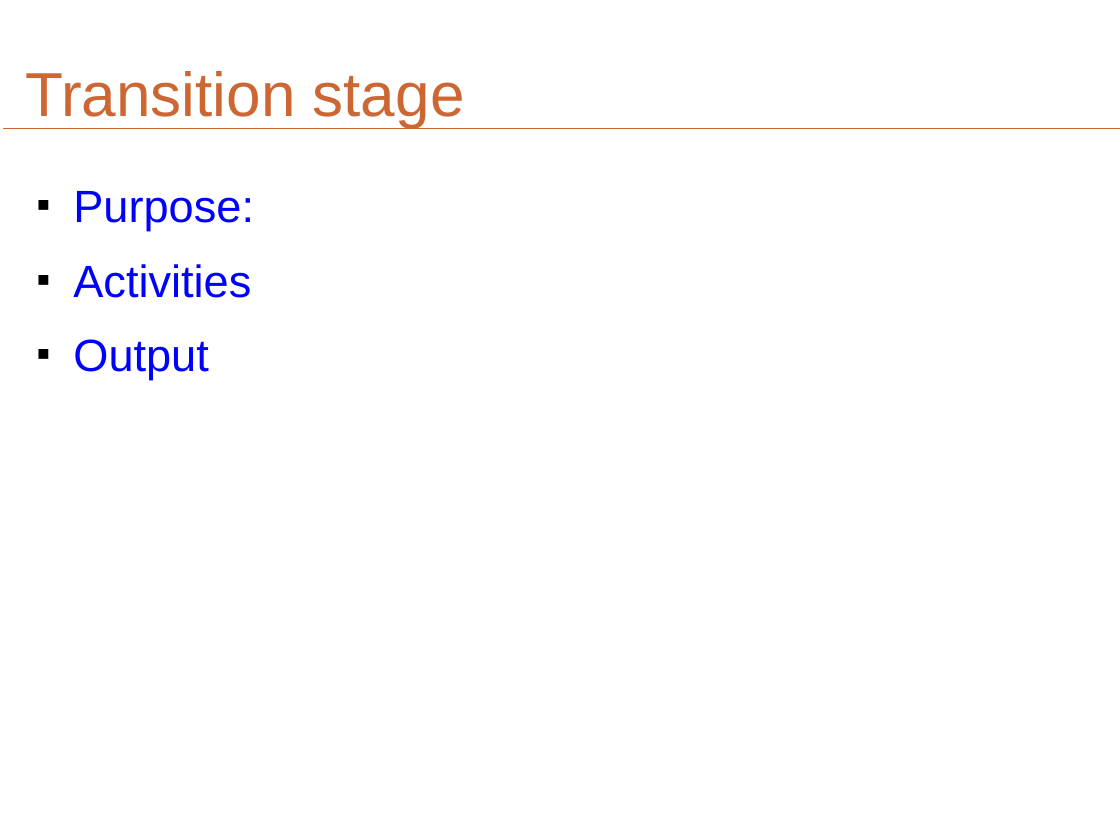
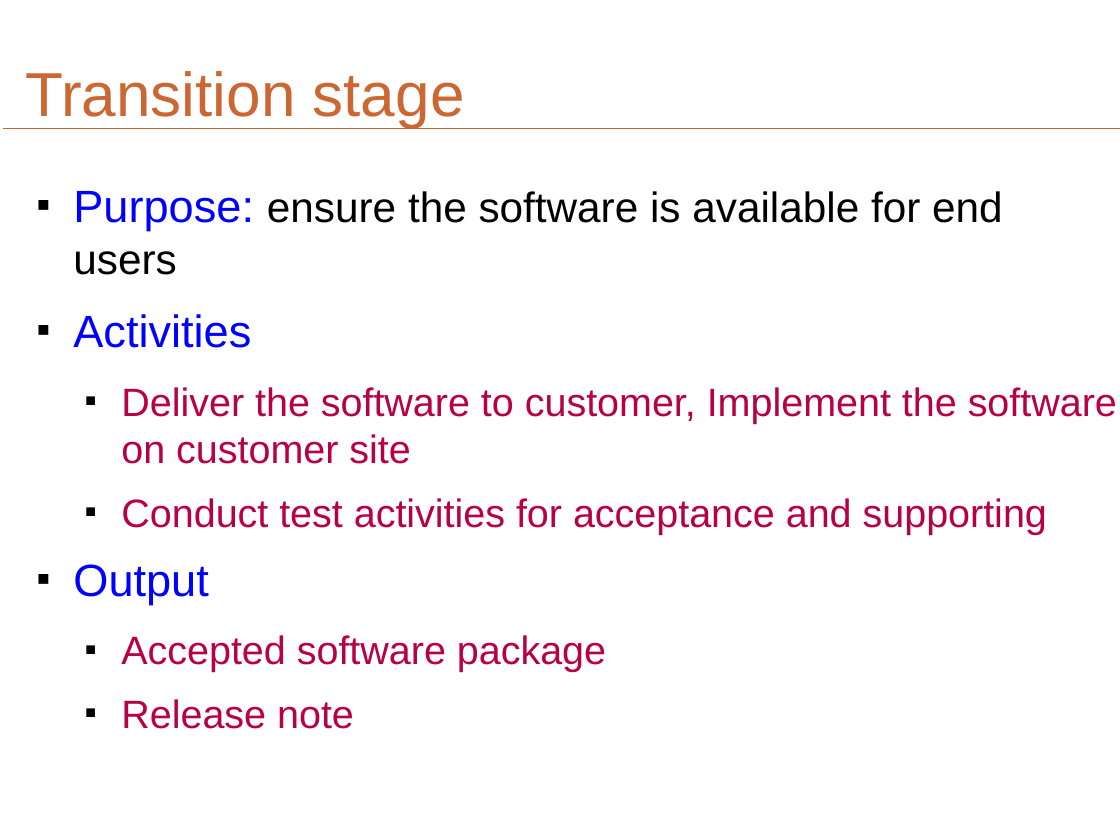
Before and after one commit to shindo59/open-ones, a slide deck: slide 9 of trunk/SDP/Wip/Document/Slide/SDP_SDLC.odp. Drawn at 1120x840 pixels with LibreOffice and Linux fonts; fonts in the diff are those of the drawing. Boxes give left, top, right and bottom in pixels: in the first picture for what was removed or moved away, otherwise in the second. Text is boxed around its words. In the diff, an @@ line names an element or a change of style, - is before the commit and + after.

```diff
--- a/trunk/SDP/Wip/Document/Slide/SDP_SDLC.odp
+++ b/trunk/SDP/Wip/Document/Slide/SDP_SDLC.odp
@@ text at <box>73,191,1003,275</box>: text changed; size 32 to 30 pt; text colour #0000FF to #000000 @@
-■ Purpose:
+■ Purpose: ensure the software is available for end users
@@ text at <box>121,387,1117,535</box>: paragraphs added @@
+  ■ Deliver the software to customer, Implement the software on customer site
+  ■ Conduct test activities for acceptance and supporting
@@ text at <box>121,635,606,729</box>: paragraphs added @@
+  ■ Accepted software package
+  ■ Release note
```
Also in this commit, not shown: 5 other slides changed, 5 slides added, 2 slides removed, 2 other files.
